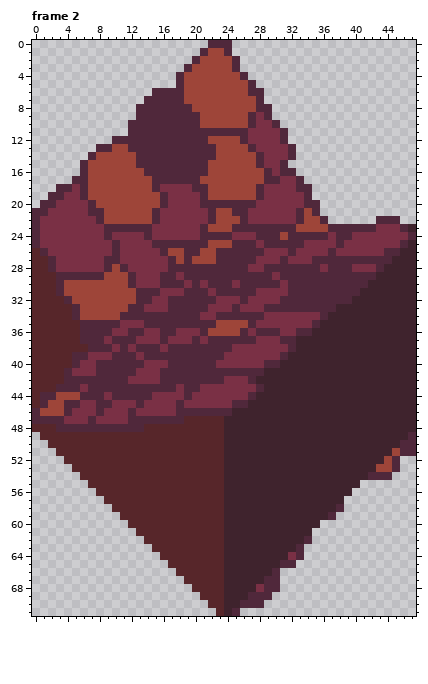
Two versions of one pixel-art file, resources/asesprite/Blocks-Roof-Tiles.aseprite. Above is the file before it was changed.
48x72 pixels, 6 frames. Shown: frame 2. The commit also changed other frames, which this record leaves out.
And afterwards:
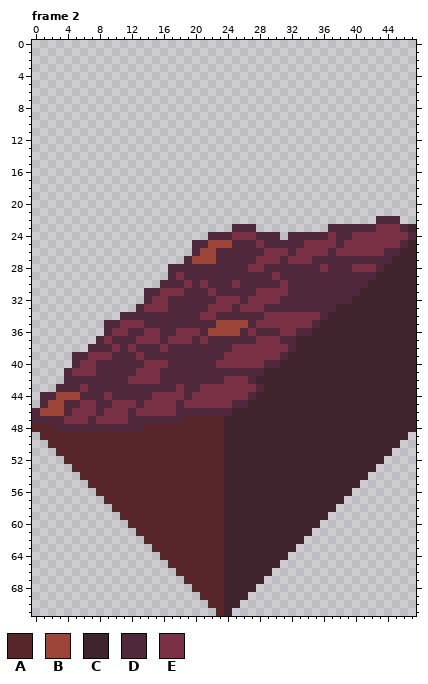
Palette (. is transparent): A #57262a  B #9e4539  C #3f232d  D #50283b  E #7a3045
What changed:
layer "North" now hidden
Changed rows in their new state; - is an unchanged pixel.
Frame 2:
first column x 0:
 0 ----------------------...------------
 1 ---------------------....------------
 2 --------------------......-----------
 3 -------------------.......-----------
 4 ------------------.........----------
 5 ------------------..........---------
 6 ---------------..............--------
 7 --------------...............--------
 8 -------------.................-------
 9 -------------.................-------
10 ------------...................------
11 ------------....................-----
12 ----------......................-----
13 --------.........................----
14 -------..........................----
15 ------..........................-----
16 ------...........................----
17 -----.............................---
18 ---................................--
19 --.................................--
20 -...................................-
21 ....................................-
22 .....................................
23 .........................---.........
24 ......................---------.-----
25 ....................-----------------
26 ....................-----------------
27 ...................------------------
28 .................--------------------
29 .................--------------------
30 ................---------------------
31 ..............-----------------------
32 ..............-----------------------
33 .............------------------------
34 ...........--------------------------
35 .........----------------------------
36 .........----------------------------
37 ........-----------------------------
38 .......------------------------------
39 .....--------------------------------
40 .....--------------------------------
41 ....---------------------------------
42 ....---------------------------------
43 ...----------------------------------
44 .------------------------------------
45 .------------------------------------
first column x 42:
49 -----.
50 ----..
51 ---...
52 --..--
53 -...--
54 ...---
first column x 25:
58 -------------.
59 ------------.-
62 ---------.----
63 --------.-----
64 -------..-----
65 ------..------
66 -----.--------
67 ----..--------
68 ---...--------
69 --...---------
70 -...----------
71 .-------------
